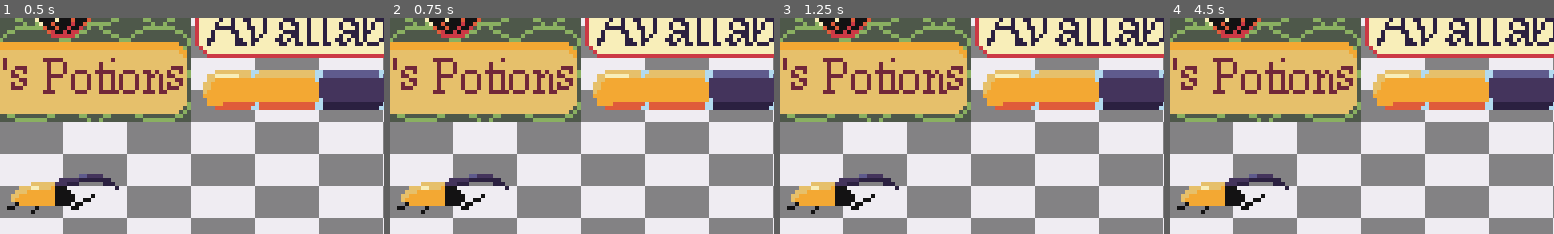
Above: before the commit, frames 1-4 (left to right).
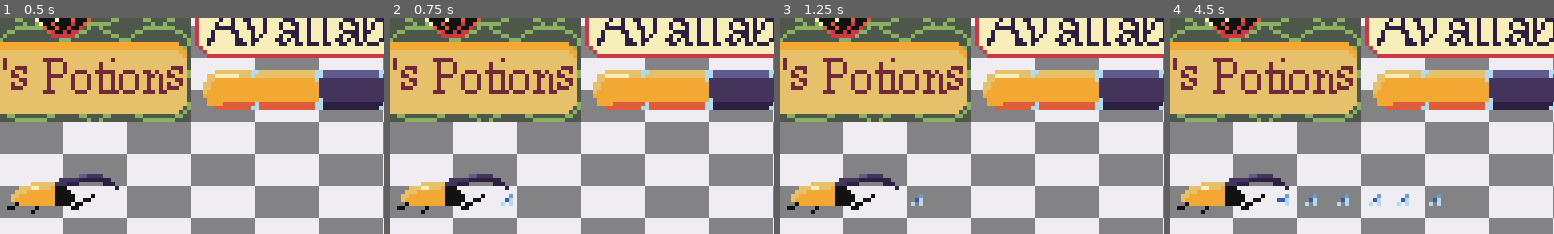
Above: after the commit, the same moments.

Repository: ololili/MusicGame
Game: Godot game, scene res://Code/Main/main.tscn
The game is run twice, just before and just after one commit, with the same random seed, the same clock (stepped at 60 frames per second) and the same inputs.
Inputs:
- Up to frame 1 (0.5 s): no input
- Up to frame 2 (0.75 s): tap Enter at 0.5 s; tap Space (button) at 0.6 s
- Up to frame 3 (1.25 s): no input
- Up to frame 4 (4.5 s): tap Space (button) at 1.25, 1.35, 2.1, 2.85, 3.6, 4.35 s; tap Enter at 2 s
The pictures show only the part of the screen within x 8-58%, y 50-100%; the shares and areas given below are measured in that part.

Frame 1 is identical in both runs. In frame 2, 0.1% of the frame differs, in the area x 28-33%, y 81-88%; in frame 3, 0.1%; in frame 4, 0.6%, in the area x 27-71%, y 81-88%.
Error in both runs: Out of bounds get index '-9223372036854775808' (on base: 'Dictionary') (res://Code/Main/Scripts/power_script.gd:31)

Commit message:
Modified the timings on interactive elements.

Diff:
--- a/src/Code/Animation/Actors/Scripts/beetle.gd
+++ b/src/Code/Animation/Actors/Scripts/beetle.gd
@@ -2,32 +2,37 @@
 
 
 @export var power: Power = null
+@export var attack_cooldown: float = 0.5
 
 var shield: PackedScene = preload("res://Code/Animation/Actors/shield.tscn")
 var projectile: PackedScene = preload("res://Code/Animation/Actors/my_projectile.tscn")
 var current_shield: Node2D
-var is_attacking: bool = false
+var cooldown: float = 0.0
 
 
 func _ready():
 	power.set_fraction(0.0)
 	Globals.has_beaten.connect(_on_globals_has_beaten)
 
-func _process(_delta):
-	if not is_attacking:
+func _process(delta):
+	if cooldown > 0:
+		cooldown -= delta
+	else:
 		if Input.is_action_just_pressed("button"):
 			make_shield()
 		if Input.is_action_just_released("button"):
+			attack()
 			if is_instance_valid(current_shield):
 				current_shield.queue_free()
-				is_attacking = true
 
 func attack():
 	var node: Node2D = projectile.instantiate()
+	node.global_position = $AttackPosition.global_position
+	add_sibling(node)
 	node.start(power.fraction)
-	node.global_position = $AttackPosition.global_position
+
 	power.set_fraction(0.0)
-	add_sibling(node)
+	cooldown = attack_cooldown
 
 
 func add_power(power_change: float):
@@ -36,12 +41,14 @@
 func make_shield():
 	current_shield = shield.instantiate()
 	current_shield.global_position = $ShieldPosition.global_position
+	add_sibling(current_shield)
 	current_shield.start()
-	add_sibling(current_shield)
+
+
+func play_animation():
+	var animations: MyAnimationPlayer = $MyAnimationPlayer
+	animations.play(power.get_level_name() + "_pow")
+
 
 func _on_globals_has_beaten():
-	if is_attacking:
-		attack();
-		is_attacking = false
-	else:
-		$MyAnimationPlayer.play(power.get_level_name() + "_pow")
+	play_animation()
--- a/src/Code/Animation/Actors/Scripts/enemy_projectile.gd
+++ b/src/Code/Animation/Actors/Scripts/enemy_projectile.gd
@@ -5,19 +5,29 @@
 @export var speed: float = 10
 var is_moving: bool = false
 
+# It is created on a beat and starts to play startup animation right away
+# After the second beat, when the startup is finished playing, it should start moving
+
+# If it hits the shield it should decrease in power
+# and the beetle should gain power accordingly
 
 func _ready():
 	$MyAnimationPlayer.play("startup")
-	Globals.has_beaten.connect(start)
+	Globals.has_beaten.connect(_on_globals_has_beaten)
 
 func _process(delta):
 	if is_moving:
 		position.x -= speed * delta
 
 
-func start():
-	is_moving = true
-	power.set_fraction(1.0)
+func _on_globals_has_beaten():
+	if not is_moving:
+		is_moving = true
+	play_animation()
+
+
+func play_animation():
+	$MyAnimationPlayer.play(power.get_level_name() + "_pow")
 
 
 func _on_area_entered(area):
@@ -30,4 +40,4 @@
 		if power.level == 0:
 			queue_free()
 		else:
-			$MyAnimationPlayer.play(power.get_level_name() + "_pow")
+			play_animation()
--- a/src/Code/Animation/Actors/Scripts/my_projectile.gd
+++ b/src/Code/Animation/Actors/Scripts/my_projectile.gd
@@ -4,14 +4,24 @@
 @export var speed: float = 10
 
 func _ready():
-	$MyAnimationPlayer.play(power.get_level_name() + "_pow")
+	Globals.has_beaten.connect(_on_globals_has_beaten)
 
 func _process(delta):
 	position.x += speed * delta
 
 func start(starting_power: float):
-	power.set_fraction(starting_power)
+	var quality = Globals.get_beat_synchronization() * starting_power
+	power.set_fraction(quality)
+	if power.level == 0:
+		queue_free()
+	else:
+		play_animation()
 
+func play_animation():
+	$MyAnimationPlayer.play(power.get_level_name() + "_pow")
+
+func _on_globals_has_beaten():
+	play_animation()
 
 func _on_area_entered(_area):
 	Globals.deal_damage(power.level)
--- a/src/Code/Animation/Actors/Scripts/shield.gd
+++ b/src/Code/Animation/Actors/Scripts/shield.gd
@@ -37,11 +37,8 @@
 	animations.pause()
 
 func get_power_level():
-	var time_to_beat = Globals.time_to_beat
-	var max_time = Globals.max_time_to_beat
-	var quality = max(time_to_beat / max_time, (max_time - time_to_beat) / max_time)
-	quality = quality * 2 - 1
-	# quality is first between 1 and 0.5 and then normalised to inbetween 1 and 0
+	var quality = Globals.get_beat_synchronization()
+
 	power.set_fraction(quality + ease_of_succes)
 
 	# print(quality, power.get_level_name(), power.level)
--- a/src/Code/Main/globals.gd
+++ b/src/Code/Main/globals.gd
@@ -11,6 +11,14 @@
 func beating():
 	has_beaten.emit()
 
+func get_beat_synchronization():
+	var synch = max(
+		time_to_beat / max_time_to_beat,
+		(max_time_to_beat - time_to_beat) / max_time_to_beat)
+	synch = synch * 2 - 1
+	# quality is first between 1 and 0.5 and then normalised to between 1 and 0
+	return synch
+
 func start_new_song(p_bpm: int):
 	bpm = p_bpm
 	max_time_to_beat = 60.0 / float(bpm)
